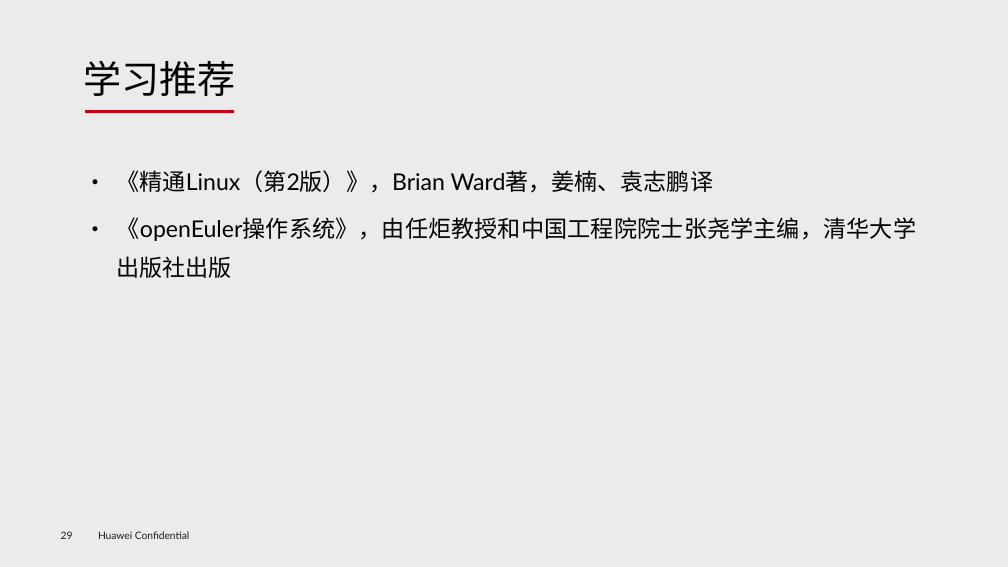
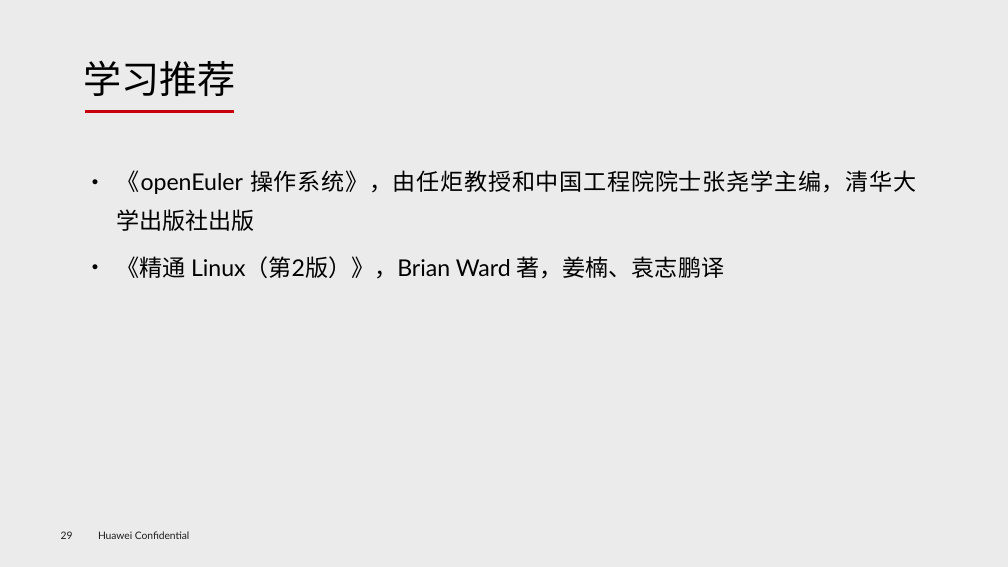
Before and after one commit to openeuler-mirror/lfs-course, a slide deck: slide 30 of lfs-7.7-systemd/documents/LFS-on-opnEuler_v1.3.pptx. Drawn at 1008x567 pixels with LibreOffice and Linux fonts; fonts in the diff are those of the drawing; background and template pictures are left out. Boxes give left, top, right and bottom in pixels: in the first picture for what was removed or moved away, otherwise in the second. Text is boxed around its words. In the diff, an @@ line names an element or a change of style, - is before the commit and + after.

```diff
--- a/lfs-7.7-systemd/documents/LFS-on-opnEuler_v1.3.pptx
+++ b/lfs-7.7-systemd/documents/LFS-on-opnEuler_v1.3.pptx
@@ text at (117,170,916,279): text changed @@
-● 《精通Linux（第2版）》，Brian Ward著，姜楠、袁志鹏译
-● 《openEuler操作系统》，由任炬教授和中国工程院院士张尧学主编，清华大学出版社出版
+● 《openEuler 操作系统》，由任炬教授和中国工程院院士张尧学主编，清华大学出版社出版
+● 《精通 Linux（第2版）》，Brian Ward 著，姜楠、袁志鹏译
```
Also in this commit, not shown: 9 other slides changed, 1 other file.
